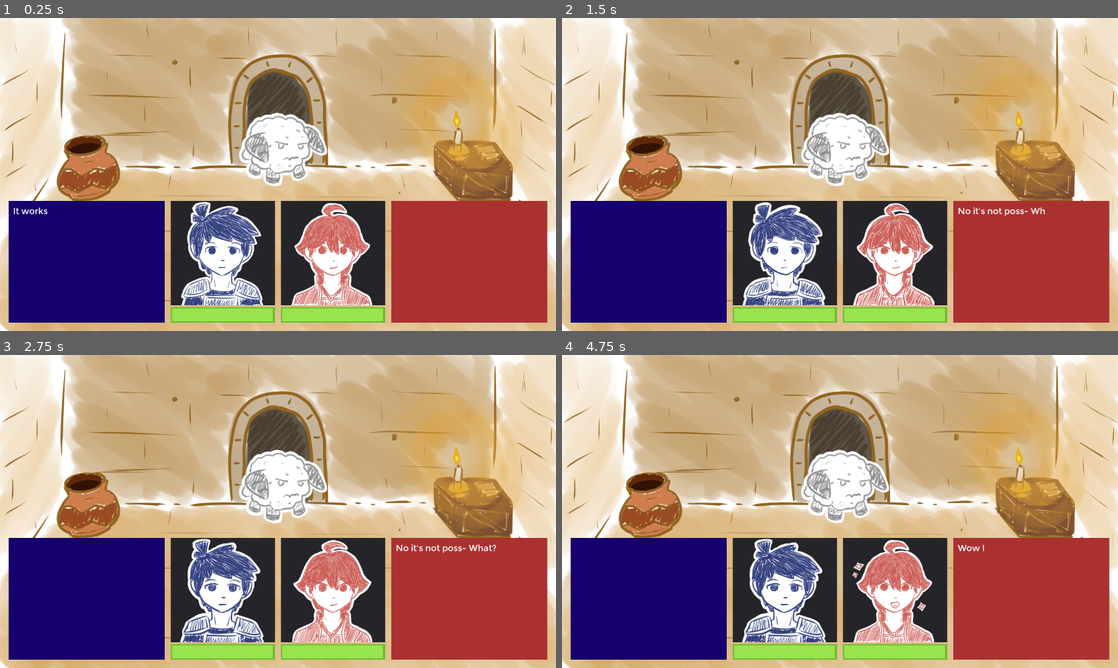
Above: before the commit, frames 1-4 (two rows, left to right).
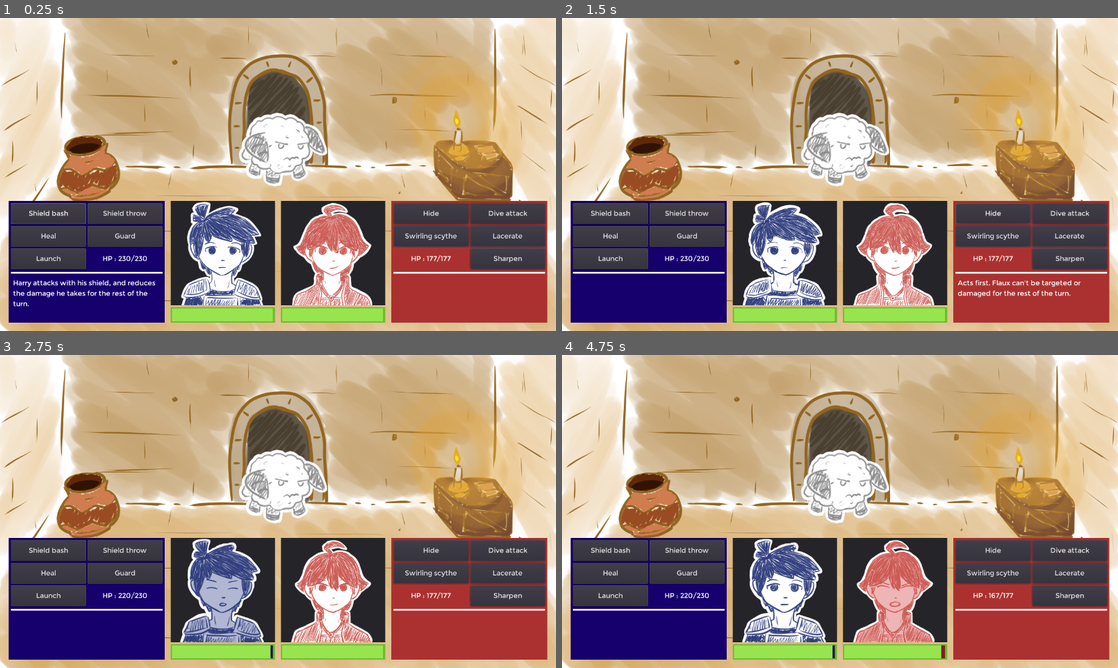
Above: after the commit, the same moments.

Repository: Floflosera/DuoDonjon
Game: Godot game, scene res://Scenes/Combat2.tscn
Same seed, same stepped clock (60 frames per second), same inputs: the game is played once before the commit and once after it.
Inputs:
- Up to frame 1 (0.25 s): no input
- Up to frame 2 (1.5 s): tap Space (ui_select) at 0.77 s
- Up to frame 3 (2.75 s): tap Space (ui_select) at 1.52 s
- Up to frame 4 (4.75 s): tap Space (ui_select) at 3.02, 3.77, 4.52 s

The runs differ from the first frame. In frame 1, 12% of the frame differs, in the area x 1-99%, y 58-93%; in frame 2, 12%; in frame 3, 13%, in the area x 1-99%, y 58-97%; in frame 4, 12%.

Commit message:
Description des skills (FR/EN)

Diff:
--- a/Scenes/Combat2.gd
+++ b/Scenes/Combat2.gd
@@ -19,8 +19,8 @@
 func _ready():
 	ordreTour() #définie l'ordre des tours au début du combat
 
-	litDialogue($DialogueInterface.dialogueTest()) #Lancement du dialogue Test
-	yield($DialogueInterface, "dialogueFini")
+	#litDialogue($DialogueInterface.dialogueTest()) #Lancement du dialogue Test
+	#yield($DialogueInterface, "dialogueFini")
 
 	#Exemple de boucle d'un combat
 	while((combattantHarry.pv > 0 || combattantFlaux.pv > 0) && $Ennemi2.pv > 0):
--- a/Scenes/DialogueInterface.tscn
+++ b/Scenes/DialogueInterface.tscn
@@ -79,30 +79,30 @@
 "name": "Inquiet",
 "speed": 3.0
 }, {
-"frames": [ ExtResource( 33 ), ExtResource( 37 ), ExtResource( 32 ) ],
-"loop": true,
-"name": "KO",
-"speed": 3.0
-}, {
-"frames": [ ExtResource( 28 ), ExtResource( 5 ), ExtResource( 21 ) ],
-"loop": true,
-"name": "Fatigue",
-"speed": 3.0
-}, {
 "frames": [ ExtResource( 44 ), ExtResource( 42 ), ExtResource( 34 ) ],
 "loop": true,
 "name": "Enerve",
-"speed": 3.0
-}, {
-"frames": [ ExtResource( 30 ), ExtResource( 36 ), ExtResource( 38 ) ],
-"loop": true,
-"name": "Neutre",
 "speed": 3.0
 }, {
 "frames": [ ExtResource( 22 ), ExtResource( 4 ), ExtResource( 26 ), ExtResource( 27 ), ExtResource( 7 ), ExtResource( 8 ) ],
 "loop": true,
 "name": "Blesse",
 "speed": 6.0
+}, {
+"frames": [ ExtResource( 33 ), ExtResource( 37 ), ExtResource( 32 ) ],
+"loop": true,
+"name": "KO",
+"speed": 3.0
+}, {
+"frames": [ ExtResource( 28 ), ExtResource( 5 ), ExtResource( 21 ) ],
+"loop": true,
+"name": "Fatigue",
+"speed": 3.0
+}, {
+"frames": [ ExtResource( 30 ), ExtResource( 36 ), ExtResource( 38 ) ],
+"loop": true,
+"name": "Neutre",
+"speed": 3.0
 }, {
 "frames": [ ExtResource( 31 ), ExtResource( 40 ), ExtResource( 41 ) ],
 "loop": true,
@@ -122,19 +122,19 @@
 "name": "Neutre",
 "speed": 3.0
 }, {
+"frames": [ ExtResource( 49 ), ExtResource( 62 ), ExtResource( 52 ) ],
+"loop": true,
+"name": "Enervee",
+"speed": 3.0
+}, {
+"frames": [ ExtResource( 61 ), ExtResource( 51 ), ExtResource( 60 ) ],
+"loop": true,
+"name": "Fatiguee",
+"speed": 3.0
+}, {
 "frames": [ ExtResource( 25 ), ExtResource( 45 ), ExtResource( 56 ) ],
 "loop": true,
 "name": "Inquiete",
-"speed": 3.0
-}, {
-"frames": [ ExtResource( 49 ), ExtResource( 62 ), ExtResource( 52 ) ],
-"loop": true,
-"name": "Enervee",
-"speed": 3.0
-}, {
-"frames": [ ExtResource( 61 ), ExtResource( 51 ), ExtResource( 60 ) ],
-"loop": true,
-"name": "Fatiguee",
 "speed": 3.0
 }, {
 "frames": [ ExtResource( 12 ), ExtResource( 15 ), ExtResource( 13 ), ExtResource( 14 ), ExtResource( 16 ), ExtResource( 50 ) ],
@@ -273,7 +273,7 @@
 position = Vector2( 120, 120 )
 frames = SubResource( 3 )
 animation = "Neutre"
-frame = 1
+frame = 2
 playing = true
 
 [node name="HarryLifeBar" type="TextureProgress" parent="HBoxContainer/HarryDia/HarryPortrait/VBoxContainer"]
@@ -318,7 +318,6 @@
 position = Vector2( 120, 120 )
 frames = SubResource( 4 )
 animation = "Neutre"
-frame = 2
 playing = true
 
 [node name="FlauxLifeBar" type="TextureProgress" parent="HBoxContainer/FlauxDia/FlauxPortrait/VBoxContainer"]
--- a/text/EN/Skills.json
+++ b/text/EN/Skills.json
@@ -1,12 +1,13 @@
 {
-  "skill_1" : {"nameSkill": "Shield charge", "descSkill": "Harry Skill 1"},
-  "skill_2" : {"nameSkill": "Shield throw", "descSkill": "Harry Skill 2"},
-  "skill_3" : {"nameSkill": "Heal", "descSkill": "Harry Skill 3"},
-  "skill_4" : {"nameSkill": "Defense", "descSkill": "Harry Skill 4"},
-  "skill_5" : {"nameSkill": "Launch", "descSkill": "Harry Skill 5"},
-  "skill_6" : {"nameSkill": "Hide", "descSkill": "Flaux Skill 1"},
-  "skill_7" : {"nameSkill": "Dive shot", "descSkill": "Flaux Skill 2"},
-  "skill_8" : {"nameSkill": "Plowing", "descSkill": "Flaux Skill 3"},
-  "skill_9" : {"nameSkill": "Laceration", "descSkill": "Flaux Skill 4"},
-  "skill_10" : {"nameSkill": "Sharpening", "descSkill": "Flaux Skill 5"},
+  "skill_1" :   {"nameSkill": "Shield bash", "descSkill": "Harry attacks with his shield, and reduces the damage he takes for the rest of the turn."},
+  "skill_2" :   {"nameSkill": "Shield throw", "descSkill": "Harry makes a strong shield attack."},
+  "skill_3" :   {"nameSkill": "Heal", "descSkill": "Harry heals the party."},
+  "skill_4" :   {"nameSkill": "Guard", "descSkill": "Acts first. Harry greatly reduces the damage he takes for the rest of the turn."},
+  "skill_5" :   {"nameSkill": "Launch", "descSkill": "Acts first. Harry uses his shield to propel Flaux and increase her damage if she attacks this turn."},
+
+  "skill_6" :   {"nameSkill": "Hide", "descSkill": "Acts first. Flaux can't be targeted or damaged for the rest of the turn."},
+  "skill_7" :   {"nameSkill": "Dive attack", "descSkill": "Flaux attacks with her scythe. So nice!"},
+  "skill_8" :   {"nameSkill": "Swirling scythe", "descSkill": "Flaux mows down all enemies at once. So strong!"},
+  "skill_9" :   {"nameSkill": "Lacerate", "descSkill": "Flaux aims for a weak spot and increases the damage an enemy takes for the rest of the turn. So cool!"},
+  "skill_10" :  {"nameSkill": "Sharpen", "descSkill": "Flaux takes some time to greatly increase the damage of her next attack."},
 }
--- a/text/FR/Skills.json
+++ b/text/FR/Skills.json
@@ -1,12 +1,13 @@
 {
-  "skill_1" : {"nameSkill": "Charge de bouclier", "descSkill": "Harry Skill 1"},
-  "skill_2" : {"nameSkill": "Lancer de bouclier", "descSkill": "Harry Skill 2"},
-  "skill_3" : {"nameSkill": "Soin", "descSkill": "Harry Skill 3"},
-  "skill_4" : {"nameSkill": "Défense", "descSkill": "Harry Skill 4"},
-  "skill_5" : {"nameSkill": "Lancement", "descSkill": "Harry Skill 5"},
-  "skill_6" : {"nameSkill": "Se cacher", "descSkill": "Flaux Skill 1"},
-  "skill_7" : {"nameSkill": "Coup Plongeant", "descSkill": "Flaux Skill 2"},
-  "skill_8" : {"nameSkill": "Labourage", "descSkill": "Flaux Skill 3"},
-  "skill_9" : {"nameSkill": "Lacération", "descSkill": "Flaux Skill 4"},
-  "skill_10" : {"nameSkill": "Affûtage", "descSkill": "Flaux Skill 5"},
+  "skill_1" : {"nameSkill": "Coup de bouclier", "descSkill": "Harry attaque avec son bouclier, et subit moins de dégâts pour le reste du tour."},
+  "skill_2" : {"nameSkill": "Lancer de bouclier", "descSkill": "Harry exécute une attaque au bouclier plus puissante."},
+  "skill_3" : {"nameSkill": "Soin", "descSkill": "Harry soigne le groupe."},
+  "skill_4" : {"nameSkill": "Défense", "descSkill": "Agit en premier. Harry subit beaucoup moins de dégâts pour le reste du tour."},
+  "skill_5" : {"nameSkill": "Lancement", "descSkill": "Agit en premier. Harry utilise son bouclier pour propulser Flaux et augmenter ses dégâts si elle attaque ce tour."},
+
+  "skill_6" : {"nameSkill": "Se cacher", "descSkill": "Agit en premier. Flaux ne peut pas être ciblée ou touchée pour le reste du tour."},
+  "skill_7" : {"nameSkill": "Coup plongeant", "descSkill": "Flaux attaque avec sa faux. Trop drôle !"},
+  "skill_8" : {"nameSkill": "Labourage", "descSkill": "Flaux fauche tous les ennemis d'un seul coup. Trop forte !"},
+  "skill_9" : {"nameSkill": "Lacération", "descSkill": "Flaux vise un point faible pour augmenter les dégâts que subit l'ennemi pour le reste du tour. Trop cool !"},
+  "skill_10" : {"nameSkill": "Affûtage", "descSkill": "Flaux prend un peu de temps pour grandement augmenter les dégâts de sa prochaine attaque."},
 }
